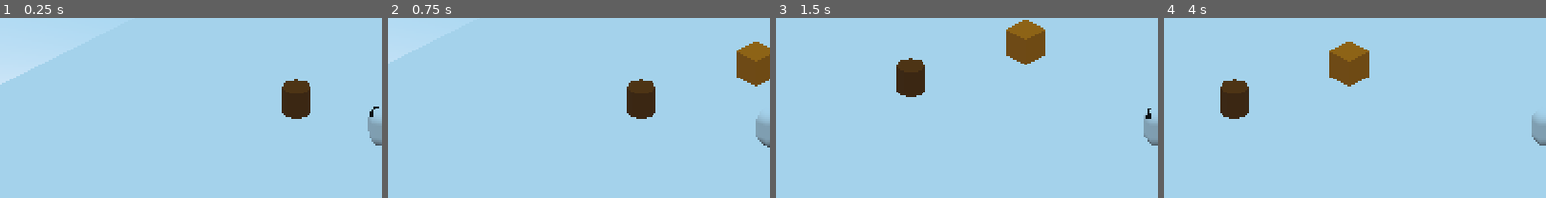
Above: before the commit, frames 1-4 (left to right).
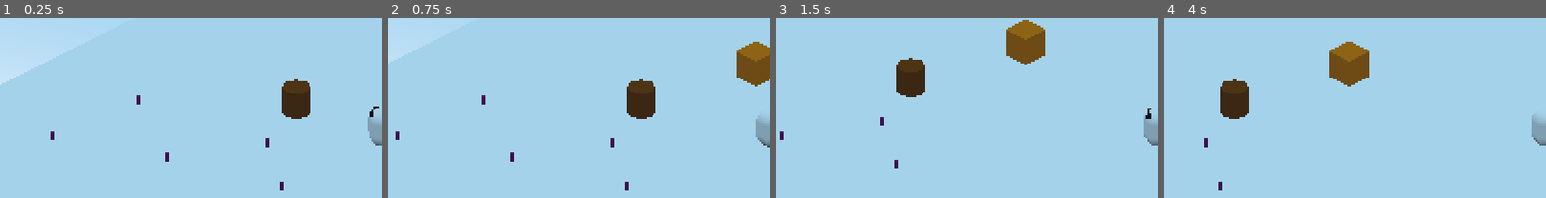
Above: after the commit, the same moments.

Repository: guilhermehto/ludum-dare-46
Game: Godot game, scene res://Game.tscn
Two runs of this game, one before a commit and one after it. Both use one fixed random seed, a clock stepped at 60 frames per second and the inputs below.
Inputs (mouse positions are % of the whole screen's width and height, from its top left):
- Up to frame 1 (0.25 s): no input
- Up to frame 2 (0.75 s): tap Enter at 0.5 s; move the mouse to (72, 34) at 0.52 s; hold D (move_right) from 0.53 s (still down)
- Up to frame 3 (1.5 s): move the mouse to (30, 46) at 1.27 s; release D (move_right) at 1.28 s; hold S (move_down) from 1.28 s (still down)
- Up to frame 4 (4 s): move the mouse to (60, 14) at 2.02 s; release S (move_down) at 2.03 s; hold D (move_right) 2.03-2.78 s; move the mouse to (45, 64) at 2.77 s; hold W (move_up) 2.78-3.53 s; move the mouse to (80, 58) at 3.52 s; hold A (move_left) from 3.53 s (still down)
The pictures show only the part of the screen within x 0-50%, y 17-67%; the shares and areas given below are measured in that part.

The runs differ from the first frame. In frame 1, 0.3% of the frame differs, in the area x 13-75%, y 42-96%; in frame 2, 0.3%; in frame 3, 0.1%; in frame 4, 0.1%.

Commit message:
Added simple inv system and pickupable twigs

Diff:
--- a/Game.tscn
+++ b/Game.tscn
@@ -1,9 +1,10 @@
-[gd_scene load_steps=7 format=2]
+[gd_scene load_steps=8 format=2]
 
 [ext_resource path="res://actors/player/Player.tscn" type="PackedScene" id=1]
 [ext_resource path="res://Game.gd" type="Script" id=2]
 [ext_resource path="res://static/bonfire/Bonfire.tscn" type="PackedScene" id=3]
 [ext_resource path="res://static/trees/normal/Tree.tscn" type="PackedScene" id=4]
+[ext_resource path="res://static/trees/twig/PickupTwig.tscn" type="PackedScene" id=5]
 
 [sub_resource type="PlaneMesh" id=1]
 size = Vector2( 50, 50 )
@@ -31,3 +32,18 @@
 
 [node name="Tree" parent="." instance=ExtResource( 4 )]
 transform = Transform( 1, 0, 0, 0, 1, 0, 0, 0, 1, -6, 0, -5 )
+
+[node name="Twig" parent="." instance=ExtResource( 5 )]
+transform = Transform( 1, 0, 0, 0, 1, 0, 0, 0, 1, -8, 1, 1 )
+
+[node name="Twig2" parent="." instance=ExtResource( 5 )]
+transform = Transform( 1, 0, 0, 0, 1, 0, 0, 0, 1, -15, 1, 3 )
+
+[node name="Twig3" parent="." instance=ExtResource( 5 )]
+transform = Transform( 1, 0, 0, 0, 1, 0, 0, 0, 1, -17, 1, -5 )
+
+[node name="Twig4" parent="." instance=ExtResource( 5 )]
+transform = Transform( 1, 0, 0, 0, 1, 0, 0, 0, 1, -23, 1, 0 )
+
+[node name="Twig5" parent="." instance=ExtResource( 5 )]
+transform = Transform( 1, 0, 0, 0, 1, 0, 0, 0, 1, -7, 1, 7 )
--- /dev/null
+++ b/actors/player/Inventory.gd
@@ -0,0 +1,16 @@
+extends Node
+
+onready var woods = $Woods
+onready var stones = $Stones
+
+export var weight_limit : int = 20
+
+var capacity : int = weight_limit
+
+func add_item(item) -> void:
+	if capacity < item.weight:
+		return
+	if item is Wood:
+		woods.add_child(item)
+
+	capacity -= item.weight
--- a/actors/player/Player.gd
+++ b/actors/player/Player.gd
@@ -1,6 +1,9 @@
 extends KinematicBody
+class_name Player
 
 export var move_speed := 15.0
+
+onready var inventory = $Inventory
 
 func _physics_process(_delta: float) -> void:
 	var horizontal_movement := int(Input.is_action_pressed("move_right")) - int(Input.is_action_pressed("move_left"))
--- a/actors/player/Player.tscn
+++ b/actors/player/Player.tscn
@@ -1,8 +1,9 @@
-[gd_scene load_steps=8 format=2]
+[gd_scene load_steps=9 format=2]
 
 [ext_resource path="res://actors/player/Player.gd" type="Script" id=1]
 [ext_resource path="res://actors/player/Camera.tscn" type="PackedScene" id=2]
 [ext_resource path="res://actors/player/Camera.gd" type="Script" id=3]
+[ext_resource path="res://actors/player/Inventory.gd" type="Script" id=4]
 
 [sub_resource type="CapsuleMesh" id=1]
 radial_segments = 6
@@ -40,3 +41,10 @@
 near = 0.01
 far = 1301.3
 script = ExtResource( 3 )
+
+[node name="Inventory" type="Node" parent="."]
+script = ExtResource( 4 )
+
+[node name="Woods" type="Node" parent="Inventory"]
+
+[node name="Stones" type="Node" parent="Inventory"]
--- a/project.godot
+++ b/project.godot
@@ -9,12 +9,18 @@
 config_version=4
 
 _global_script_classes=[ {
+"base": "KinematicBody",
+"class": "Player",
+"language": "GDScript",
+"path": "res://actors/player/Player.gd"
+}, {
 "base": "Node",
 "class": "Wood",
 "language": "GDScript",
 "path": "res://static/trees/woods/WoodInfo.gd"
 } ]
 _global_script_class_icons={
+"Player": "",
 "Wood": ""
 }
 
--- a/static/trees/PickupWood.gd
+++ b/static/trees/PickupWood.gd
@@ -1,3 +1,30 @@
-extends Node
+extends Spatial
 
 onready var info = $Info
+
+export var move_speed : float = 10.0
+export var pickup_distance : float = 1.0
+
+var target : Spatial
+
+func _process(delta: float) -> void:
+	if not target:
+		return
+	if target.inventory.capacity < info.weight:
+		target = null
+		return
+	var distance_to_target = global_transform.origin.distance_to(target.global_transform.origin)
+	if distance_to_target <= pickup_distance:
+		remove_child(info)
+		target.inventory.add_item(info)
+		queue_free()
+	var direction := (target.global_transform.origin - global_transform.origin).normalized()
+	global_transform.origin += direction * move_speed * delta
+
+func _on_Area_body_entered(body: Node) -> void:
+	if body is Player and body.inventory.capacity >= info.weight:
+		target = body
+
+func _on_Area_body_exited(body: Node) -> void:
+	if body is Player:
+		target = null
--- a/static/trees/PickupWood.tscn
+++ b/static/trees/PickupWood.tscn
@@ -1,6 +1,9 @@
-[gd_scene load_steps=2 format=2]
+[gd_scene load_steps=3 format=2]
 
 [ext_resource path="res://static/trees/PickupWood.gd" type="Script" id=1]
+
+[sub_resource type="CylinderShape" id=1]
+radius = 5.0
 
 [node name="PickupWood" type="Spatial"]
 script = ExtResource( 1 )
@@ -8,4 +11,11 @@
 [node name="Timer" type="Timer" parent="."]
 wait_time = 7.921
 one_shot = true
+
+[node name="Area" type="Area" parent="."]
+
+[node name="CollisionShape" type="CollisionShape" parent="Area"]
+shape = SubResource( 1 )
 [connection signal="timeout" from="Timer" to="." method="_on_Timer_timeout"]
+[connection signal="body_entered" from="Area" to="." method="_on_Area_body_entered"]
+[connection signal="body_exited" from="Area" to="." method="_on_Area_body_exited"]
--- a/static/trees/twig/PickupTwig.tscn
+++ b/static/trees/twig/PickupTwig.tscn
@@ -10,10 +10,14 @@
 radial_segments = 6
 rings = 2
 
+[sub_resource type="SpatialMaterial" id=2]
+albedo_color = Color( 0.494118, 0, 0.427451, 1 )
+
 [node name="Twig" instance=ExtResource( 2 )]
 
 [node name="MeshInstance" type="MeshInstance" parent="." index="1"]
 mesh = SubResource( 1 )
-material/0 = null
+material/0 = SubResource( 2 )
 
 [node name="Info" parent="." index="2" instance=ExtResource( 1 )]
+weight = 5
--- a/static/trees/woods/Twig.tres
+++ /dev/null
@@ -1,6 +0,0 @@
-[gd_resource type="Resource" load_steps=2 format=2]
-
-[ext_resource path="res://static/trees/woods/WoodInfo.gd" type="Script" id=1]
-
-[resource]
-script = ExtResource( 1 )
--- a/static/trees/woods/WoodInfo.gd
+++ b/static/trees/woods/WoodInfo.gd
@@ -2,3 +2,4 @@
 class_name Wood
 
 export var burning_time_s : float = 15.0
+export var weight : int = 1
Not shown: 1 places in static/trees/twig/PickupTwig.tscn that only renumber resources
